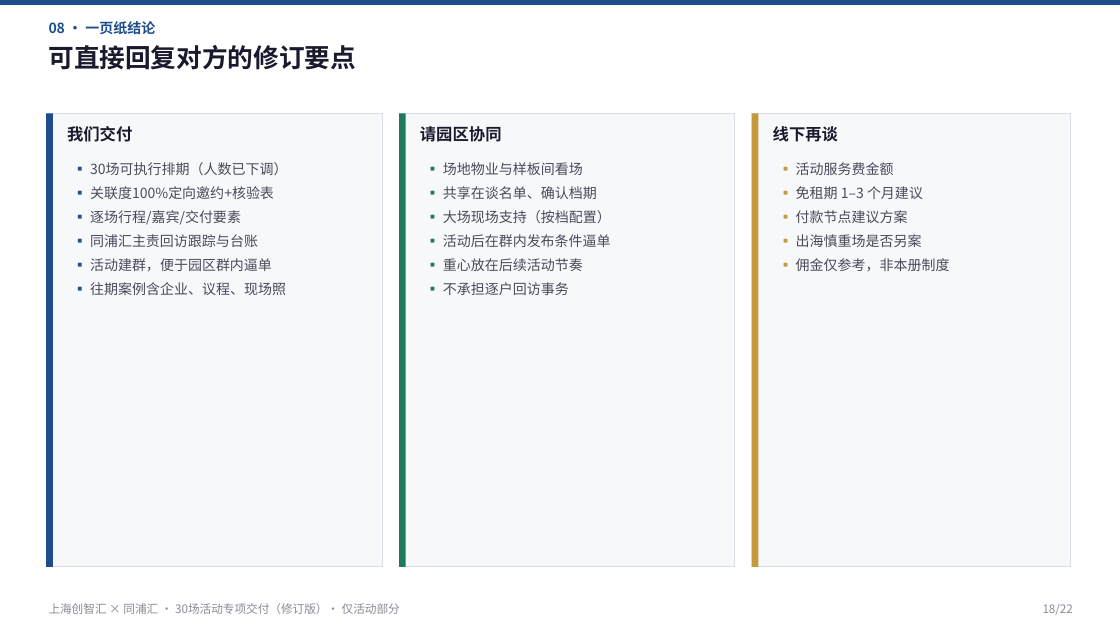
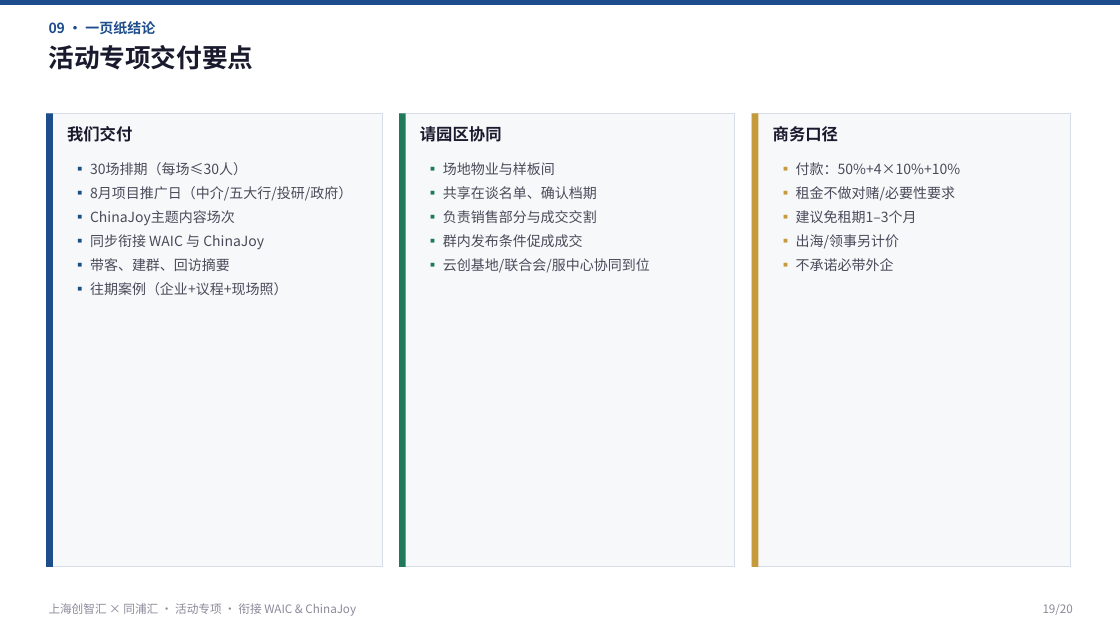
Before and after one commit to hujigang2010-maker/AIDEN, a slide deck: slide 19 of proposal/chuangzhihui-30-events-activity-only-rev.pptx (slide 18 before the commit). Drawn at 1120x630 pixels with LibreOffice and Linux fonts; fonts in the diff are those of the drawing. Boxes give left, top, right and bottom in pixels: in the first picture for what was removed or moved away, otherwise in the second. Text is boxed around its words. In the diff, an @@ line names an element or a change of style, - is before the commit and + after.

```diff
--- a/proposal/chuangzhihui-30-events-activity-only-rev.pptx
+++ b/proposal/chuangzhihui-30-events-activity-only-rev.pptx
@@ text at bbox=[49, 45, 254, 70]: text changed @@
-可直接回复对方的修订要点
+活动专项交付要点
@@ text at bbox=[773, 126, 838, 142]: text changed @@
-线下再谈
+商务口径
@@ text at bbox=[90, 162, 352, 295]: text changed @@
-▪ 30场可执行排期（人数已下调）
-▪ 关联度100%定向邀约+核验表
-▪ 逐场行程/嘉宾/交付要素
-▪ 同浦汇主责回访跟踪与台账
-▪ 活动建群，便于园区群内逼单
-▪ 往期案例含企业、议程、现场照
+▪ 30场排期（每场≤30人）
+▪ 8月项目推广日（中介/五大行/投研/政府）
+▪ ChinaJoy主题内容场次
+▪ 同步衔接 WAIC 与 ChinaJoy
+▪ 带客、建群、回访摘要
+▪ 往期案例（企业+议程+现场照）
@@ text at bbox=[443, 162, 555, 175]: text changed @@
-▪ 场地物业与样板间看场
+▪ 场地物业与样板间
@@ text at bbox=[796, 162, 961, 271]: text changed @@
-▪ 活动服务费金额
-▪ 免租期 1–3 个月建议
-▪ 付款节点建议方案
-▪ 出海慎重场是否另案
-▪ 佣金仅参考，非本册制度
+▪ 付款：50%+4×10%+10%
+▪ 租金不做对赌/必要性要求
+▪ 建议免租期1–3个月
+▪ 出海/领事另计价
+▪ 不承诺必带外企
@@ text at bbox=[443, 210, 650, 273]: text changed @@
-▪ 大场现场支持（按档配置）
-▪ 活动后在群内发布条件逼单
-▪ 重心放在后续活动节奏
-▪ 不承担逐户回访事务
+▪ 负责销售部分与成交交割
+▪ 群内发布条件促成成交
+▪ 云创基地/联合会/服中心协同到位
@@ text at bbox=[49, 603, 356, 616]: text changed @@
-上海创智汇 × 同浦汇 · 30场活动专项交付（修订版）· 仅活动部分
+上海创智汇 × 同浦汇 · 活动专项 · 衔接 WAIC & ChinaJoy
@@ text at bbox=[1043, 604, 1073, 615]: text changed @@
-18/22
+19/20
```
Also in this commit, not shown: 9 other slides changed, 10 slides added, 12 slides removed, 8 other files.
